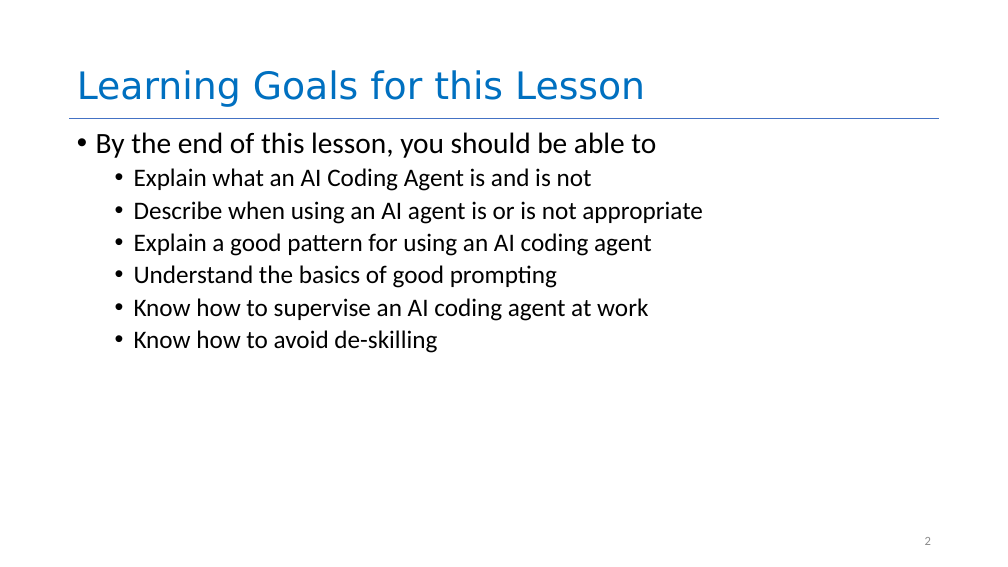
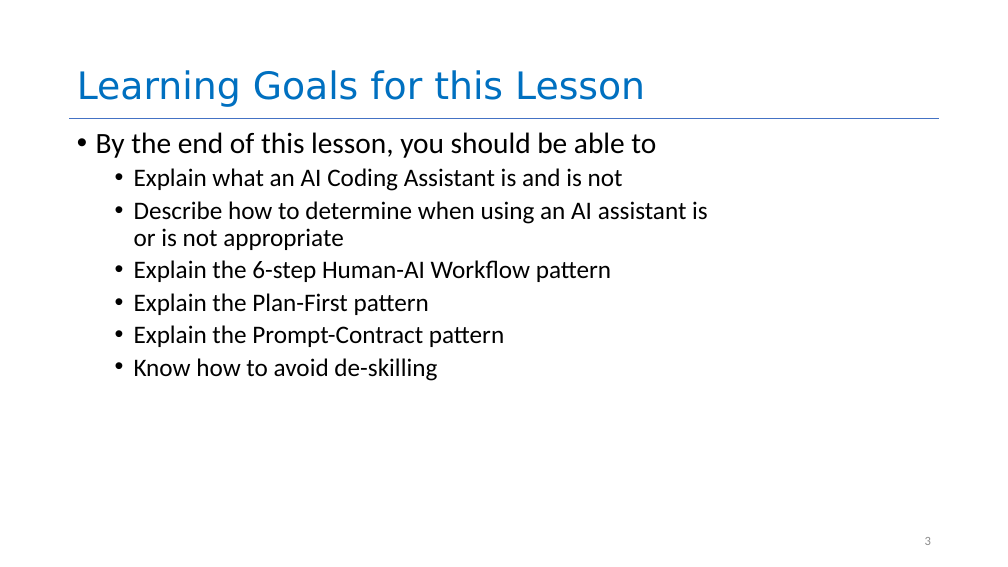
Before and after one commit to neu-se/CS4530-Spring-2026, a slide deck: slide 3 of Slides/Module 16 Using AI Agents.pptx (slide 2 before the commit). Drawn at 1008x567 pixels with LibreOffice and Linux fonts; fonts in the diff are those of the drawing. Boxes give left, top, right and bottom in pixels: in the first picture for what was removed or moved away, otherwise in the second. Text is boxed around its words. In the diff, an @@ line names an element or a change of style, - is before the commit and + after.

```diff
--- a/Slides/Module 16 Using AI Agents.pptx
+++ b/Slides/Module 16 Using AI Agents.pptx
@@ text at bbox=[134, 168, 708, 347]: text changed @@
-  • Explain what an AI Coding Agent is and is not
-  • Describe when using an AI agent is or is not appropriate
-  • Explain a good pattern for using an AI coding agent
-  • Understand the basics of good prompting
-  • Know how to supervise an AI coding agent at work
+  • Explain what an AI Coding Assistant is and is not
+  • Describe how to determine when using an AI assistant is or is not appropriate
+  • Explain the 6-step Human-AI Workflow pattern
+  • Explain the Plan-First pattern
+  • Explain the Prompt-Contract pattern
```
Also in this commit, not shown: 18 other slides changed, 21 slides added, 18 slides removed, 2 other files.
